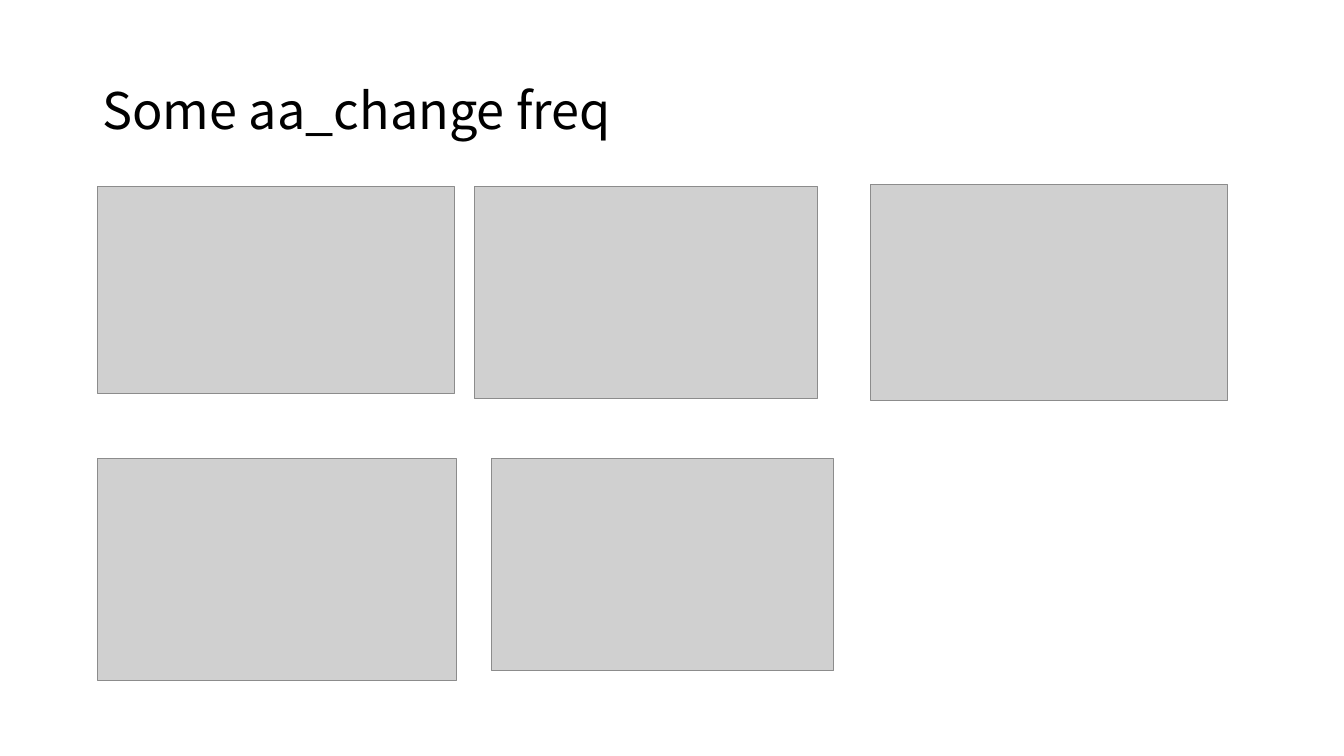
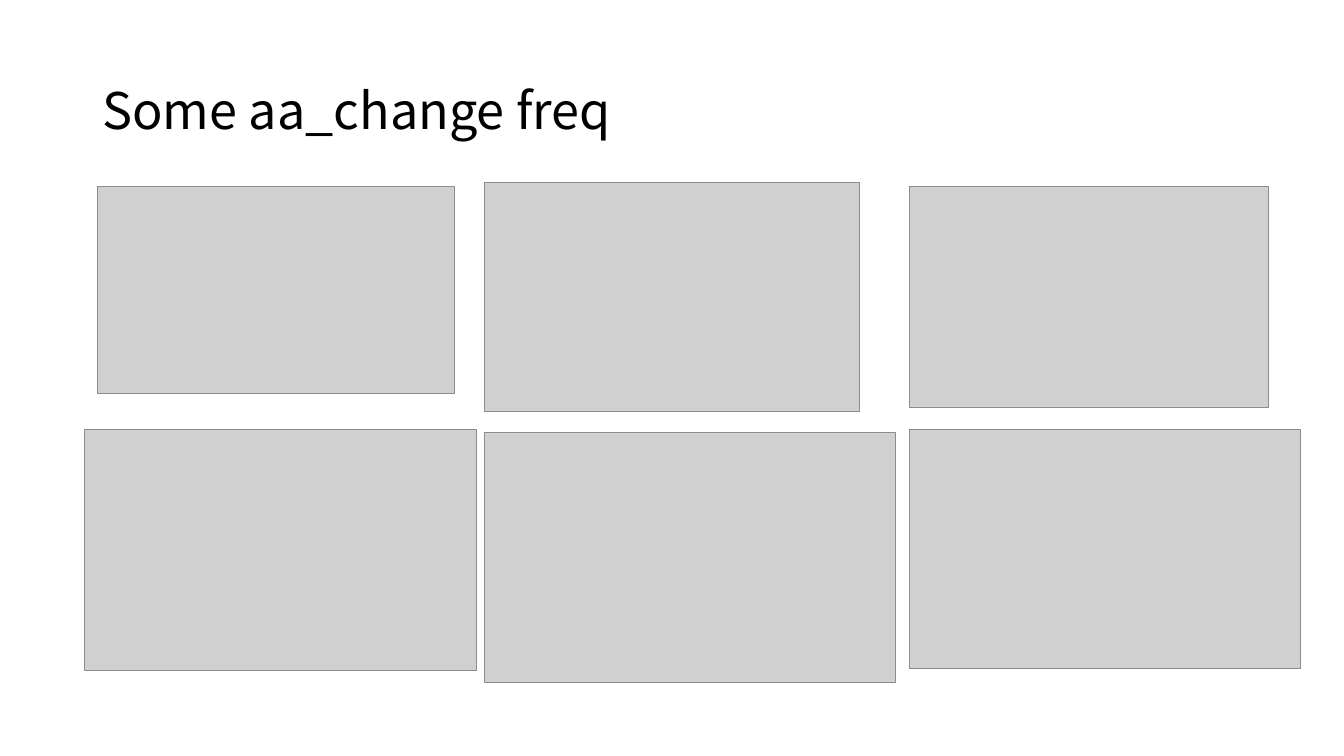
Before and after one commit to KirakiraZLY/Variants-and-mutation-rate-in-SARS-Cov2, a slide deck: slide 2 of DiaryLog/Daily_Week6.pptx. Drawn at 1344x756 pixels with LibreOffice and Linux fonts; fonts in the diff are those of the drawing; grey boxes stand for pictures. Boxes give left, top, right and bottom in pixels: in the first picture for what was removed or moved away, otherwise in the second. Text is boxed around its words. In the diff, an @@ line names an element or a change of style, - is before the commit and + after.

```diff
--- a/DiaryLog/Daily_Week6.pptx
+++ b/DiaryLog/Daily_Week6.pptx
@@ picture: place and size @@
-picture at (474, 187, 818, 398)
+picture at (485, 182, 860, 411)
@@ picture removed at (871, 185, 1228, 401) @@
@@ picture: place and size @@
-picture at (98, 459, 457, 681)
+picture at (909, 187, 1268, 408)
@@ picture added at (85, 431, 477, 671) @@
@@ picture: place and size @@
-picture at (492, 459, 834, 670)
+picture at (485, 433, 896, 683)
@@ picture added at (909, 431, 1302, 669) @@
```
Also in this commit, not shown: 5 slides added, 3 other files.
